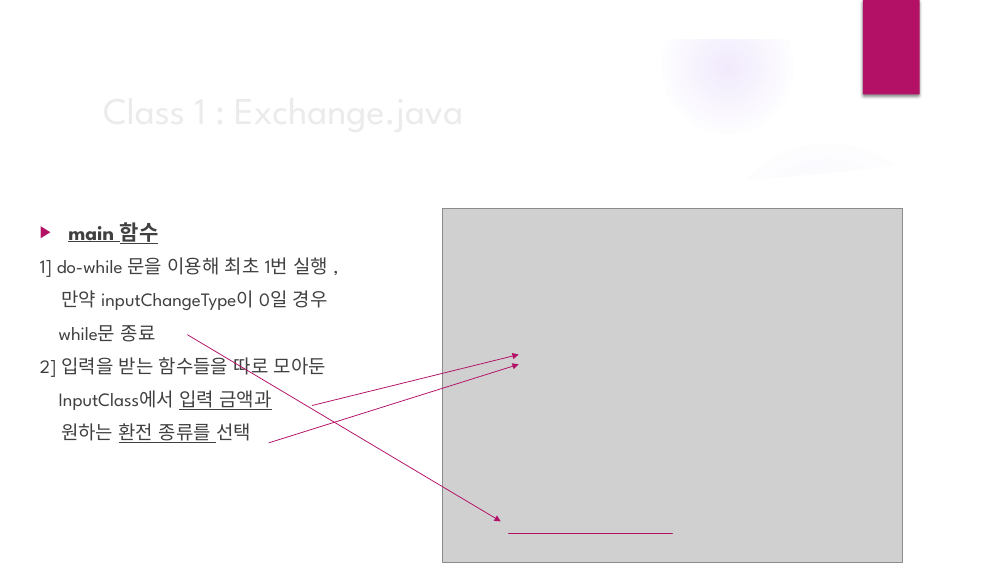
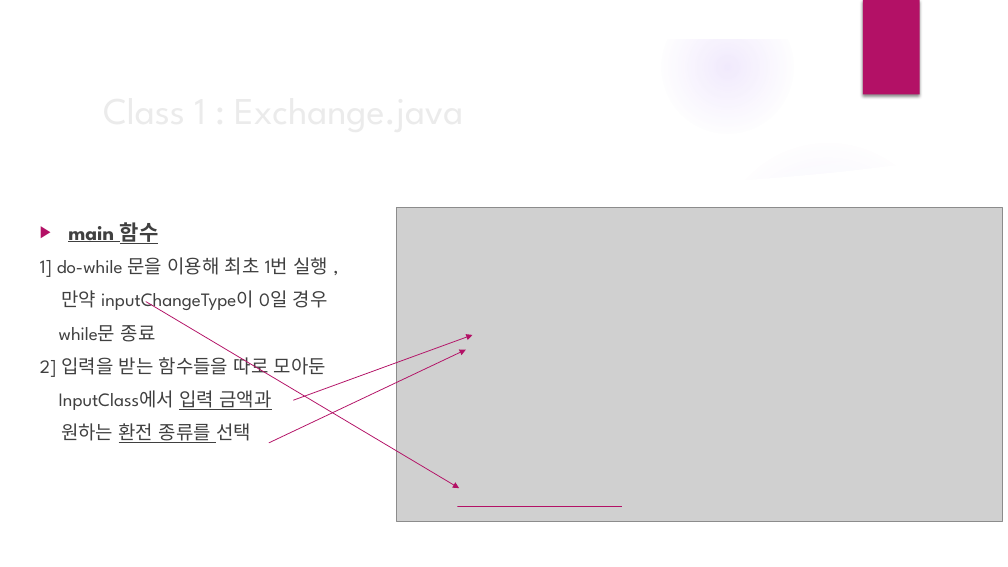
Before and after one commit to minjae1030/ExchangeSystem, a slide deck: slide 3 of 04_김민재_자바심화_환전시스템.pptx. Drawn at 1008x567 pixels with LibreOffice and Linux fonts; fonts in the diff are those of the drawing; grey boxes stand for pictures; background and template pictures are left out. Boxes give left, top, right and bottom in pixels: in the first picture for what was removed or moved away, otherwise in the second. Text is boxed around its words. In the diff, an @@ line names an element or a change of style, - is before the commit and + after.

```diff
--- a/04_김민재_자바심화_환전시스템.pptx
+++ b/04_김민재_자바심화_환전시스템.pptx
@@ picture: place and size @@
-picture at [443,209,903,563]
+picture at [397,207,1003,521]
@@ arrow moved from (188, 335) - (501, 522) to (146, 302) - (459, 488) @@
@@ arrow moved from (269, 443) - (519, 364) to (269, 443) - (466, 349) @@
@@ arrow moved from (312, 405) - (519, 355) to (293, 400) - (473, 335) @@
@@ line moved from (509, 534) - (673, 534) to (457, 507) - (622, 507) @@
```
Also in this commit, not shown: 9 other slides changed, 1 slide added.
